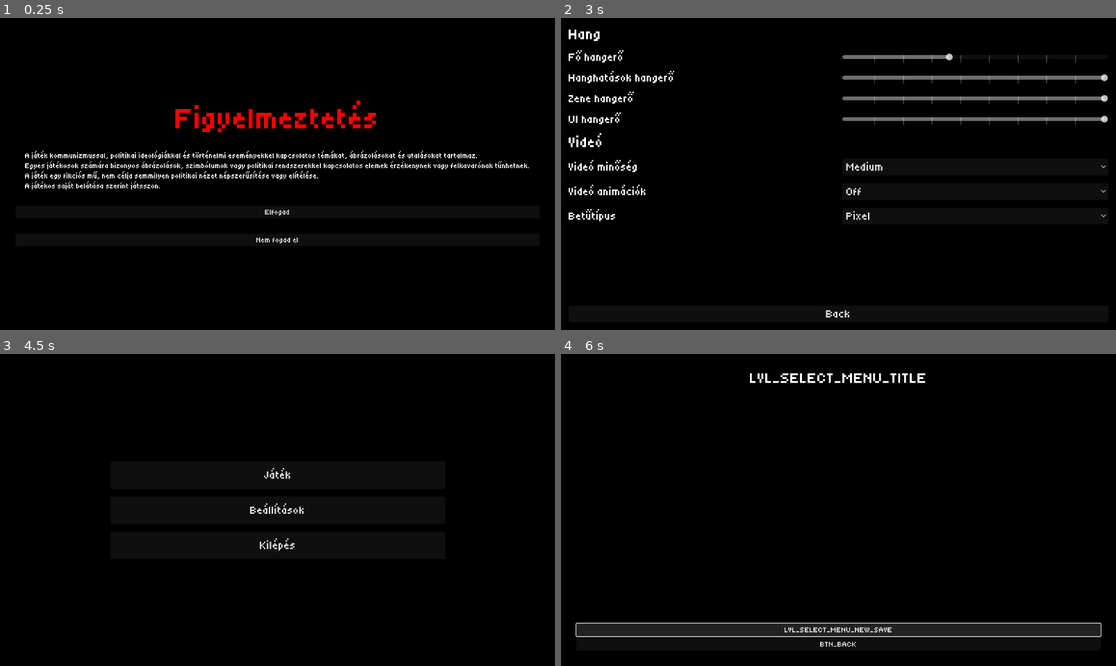
Above: before the commit, frames 1-4 (two rows, left to right).
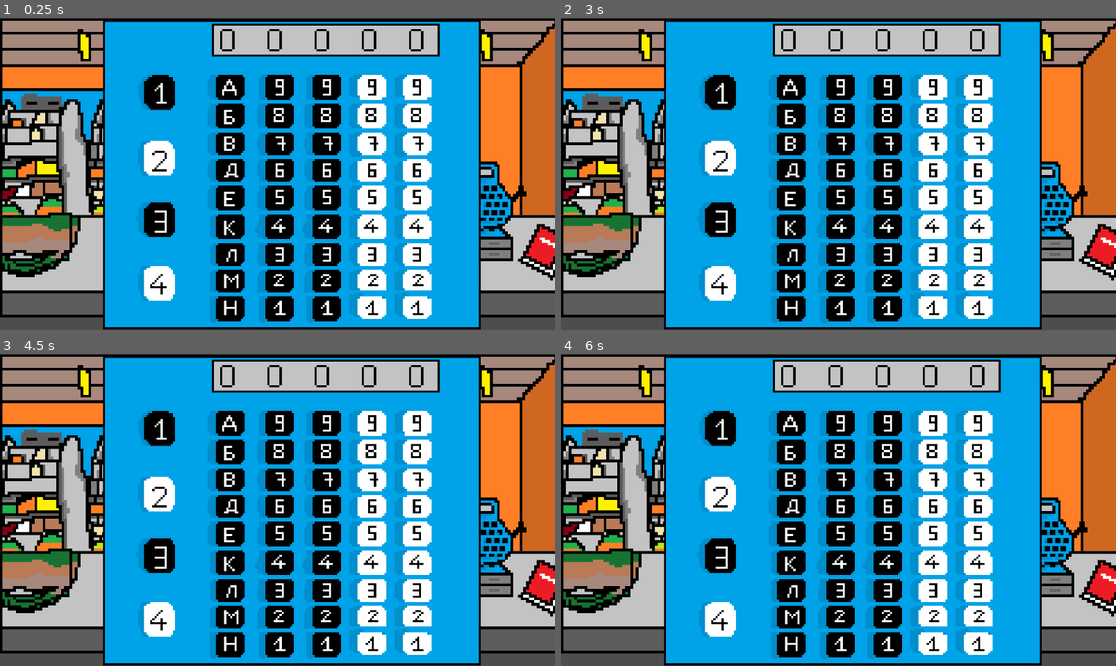
Above: after the commit, the same moments.

Repository: szsolt0/SzakGyak
Game: Godot game, scene res://scenes/game/Game.tscn
Two runs of this game, one before a commit and one after it. Both use one fixed random seed, a clock stepped at 60 frames per second and the inputs below. Before the commit the project starts from res://scenes/menu/main_menu.tscn.
Inputs (mouse positions are in pixels of both pictures, inside the frame that each line leads up to):
- Up to frame 1 (0.25 s): no input
- Up to frame 2 (3 s): click (838, 211) at 0.5 s, where only the run before the commit has a clickable "Elfogad"; click (838, 139) at 1.25 s, where only the run before the commit has a clickable "Játék"; click (838, 308) at 2 s, where only the run before the commit has a clickable "BTN_BACK"; click (838, 174) at 2.75 s, where only the run before the commit has a clickable "Beállítások"
- Up to frame 3 (4.5 s): click (277, 544) at 3.5 s, where only the run before the commit has a clickable "Kilépés"; click (277, 650) at 4.25 s, where only the run before the commit has a clickable "Back"
- Up to frame 4 (6 s): click (838, 475) at 5 s, where only the run before the commit has a clickable "Játék"; click (838, 628) at 5.75 s, where only the run before the commit has a clickable "LVL_SELECT_MENU_NEW_SAVE"

The runs differ from the first frame. In frame 1, 82% of the frame differs, in the area x 0-100%, y 0-100%; in frame 2, 82%; in frame 3, 82%; in frame 4, 82%.

Commit message:
Some changes before prototype

Diff:
--- a/project.godot
+++ b/project.godot
@@ -11,7 +11,7 @@
 [application]
 
 config/name="SzakGyak"
-run/main_scene="uid://ig3kocnbgc0a"
+run/main_scene="uid://djjhx03dub6h2"
 config/features=PackedStringArray("4.4", "Forward Plus")
 config/icon="res://icon.svg"
 
--- /dev/null
+++ b/scenes/game/Game.tscn
@@ -0,0 +1,6 @@
+[gd_scene load_steps=2 format=3 uid="uid://djjhx03dub6h2"]
+
+[ext_resource type="Script" uid="uid://bwhg3o5uxekpt" path="res://scripts/game.gd" id="1_klkup"]
+
+[node name="GameRoot" type="Node2D"]
+script = ExtResource("1_klkup")
--- a/scenes/menu/main_menu.gd
+++ b/scenes/menu/main_menu.gd
@@ -10,17 +10,23 @@
 func _ready() -> void:
 	if not GameSettings.get_content_warn_ack():
 		get_tree().change_scene_to_file("res://scenes/menu/warn_menu.tscn")
+		print("Warning loaded and displayed")
 
+	print("Warning will not load, cuz it was loaded at least once")
 	_load_translations()
 
 func _on_play_pressed() -> void:
+	print("play pressed")
 	get_tree().change_scene_to_file("res://scenes/menu/save_select_menu.tscn")
 
 
 func _on_settings_pressed() -> void:
+	print("settings pressed")
 	var settings := preload("res://scenes/menu/settings_menu.tscn").instantiate()
 	add_child(settings)
 
 
 func _on_quit_pressed() -> void:
+	print("quit pressed")
 	get_tree().quit()
+	print("quitting...")
--- a/scenes/menu/save_select_menu.gd
+++ b/scenes/menu/save_select_menu.gd
@@ -29,7 +29,7 @@
 	print("selected save: ", info.name)
 	SaveManager.load_save_file(info.file) # TODO: handle errors
 	# this is where the game.gd supposed to take control
-	#get_tree().change_scene_to_file("...")
+	get_tree().change_scene_to_file("res://scenes/game/Game.tscn")
 
 func _on_save_delete_requested(info: SaveManager.SaveInfo) -> void:
 	print("delete save: ", info.name)
--- a/scripts/game.gd
+++ b/scripts/game.gd
@@ -1,19 +1,39 @@
 extends Node
 
+# Player és Family classok
 const Player = preload("res://scripts/player.gd")
 const Family = preload("res://scripts/family.gd")
 
+# Aktuális scene
+var current_scene: Node = null
+
 func _ready():
-	# Piotr létrehozása
+	# Karakterek létrehozása
 	var piotr = Player.new("Piotr", 0, 50, 20, 10, 100, 5, 2)
 	print(piotr.get_description())
 
-	# Fix 4 családtag létrehozása
 	var mihalina = Family.new("Mihalina", 0)
-	mihalina.get_description()
+	print(mihalina.get_description())
 	var gustav = Family.new("Gustav", 0)
-	gustav.get_description()
+	print(gustav.get_description())
 	var matka = Family.new("Matka", 0)
-	matka.get_description()
+	print(matka.get_description())
 	var vilen = Family.new("Vilen", 0)
-	vilen.get_description()
+	print(vilen.get_description())
+
+	# Kezdő scene: Shop
+	_change_scene("res://scenes/shop/Shop.tscn")
+
+# Scene váltó függvény
+func _change_scene(path: String) -> void:
+	# Régi scene törlése
+	if current_scene:
+		current_scene.queue_free()
+
+	# Betöltés
+	var res = load(path)
+	if res:
+		current_scene = res.instantiate()
+		add_child(current_scene)
+	else:
+		push_error("Nem található a scene: %s" % path)
--- a/scripts/game_settings.gd
+++ b/scripts/game_settings.gd
@@ -72,6 +72,8 @@
 	_main_lang = str(config.get_value("main", "lang", "ask"))
 	_content_warn_ack = bool(config.get_value("main", "content-warn-ack", false))
 
+	print("settings loaded")
+
 ## Apply all settings. (Only usefull after loading from config file.)
 func _apply_all() -> void:
 	# a rather "dirty" way to apply all settings, but it works
@@ -87,6 +89,7 @@
 	set_video_animations(get_video_animations())
 
 	set_main_lang(get_main_lang())
+	print("applying changes")
 
 ## Load settings from config file and apply them.
 func reload() -> void:
@@ -97,6 +100,7 @@
 	# temporary solution until settings menu has lang option
 	# valid values ar "hu_HU" and "en_US"
 	set_main_lang("hu_HU")
+	print("reloading")
 
 func _ready() -> void:
 	reload()
